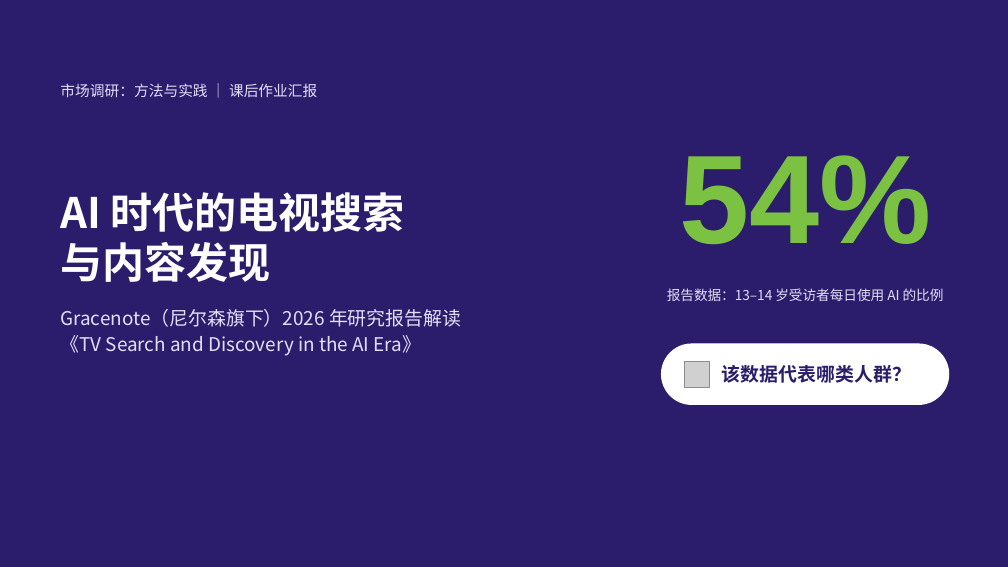
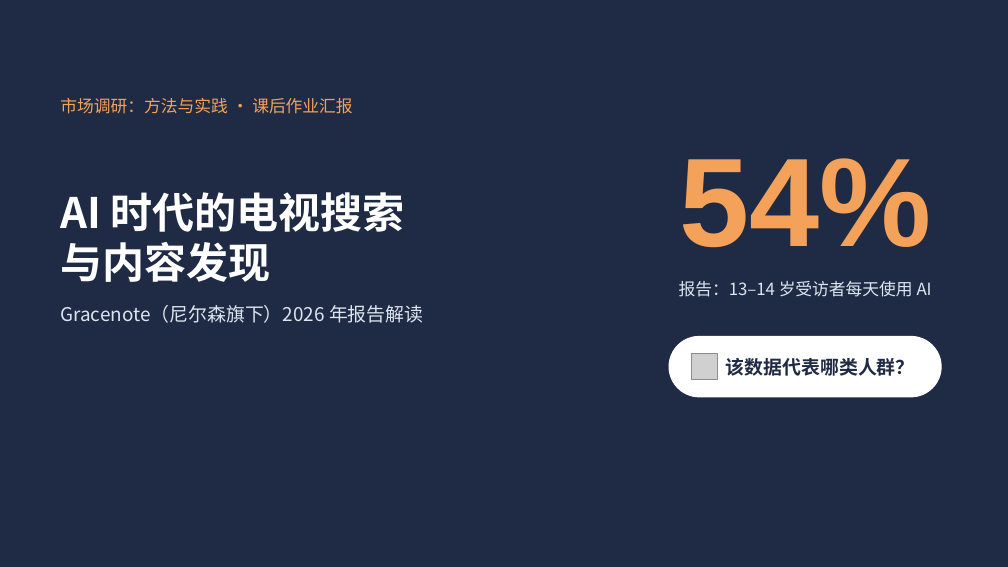
Before and after one commit to jayleo113/ppt, a slide deck: slide 1 of Gracenote报告解读_课堂汇报.pptx. Drawn at 1008x567 pixels with LibreOffice and Linux fonts; fonts in the diff are those of the drawing; grey boxes stand for pictures. Boxes give left, top, right and bottom in pixels: in the first picture for what was removed or moved away, otherwise in the second. Text is boxed around its words. In the diff, an @@ line names an element or a change of style, - is before the commit and + after.

```diff
--- a/Gracenote报告解读_课堂汇报.pptx
+++ b/Gracenote报告解读_课堂汇报.pptx
@@ background #2B1D6B to #1F2A44 @@
@@ text at <box>60,98,352,114</box>: text changed; size 14 to 16 pt; text colour #E4DFF8 to #F4A259 @@
-市场调研：方法与实践 ｜ 课后作业汇报
+市场调研：方法与实践 · 课后作业汇报
@@ text "54%" at <box>679,158,931,248</box>: text colour #7CC242 to #F4A259 @@
@@ text at <box>679,281,932,297</box>: text changed; size 13 to 16 pt; text colour #E4DFF8 to #DCE6F0 @@
-报告数据：13–14 岁受访者每日使用 AI 的比例
+报告：13–14 岁受访者每天使用 AI
@@ text at <box>60,305,423,323</box>: text changed; text colour #E4DFF8 to #DCE6F0 @@
-Gracenote（尼尔森旗下）2026 年研究报告解读
-《TV Search and Discovery in the AI Era》
+Gracenote（尼尔森旗下）2026 年报告解读
@@ rounded rectangle: place and size @@
-rounded rectangle at <box>662,344,949,405</box>
+rounded rectangle at <box>669,337,941,397</box>
@@ picture: place and size @@
-picture at <box>684,361,710,387</box>
+picture at <box>692,354,718,380</box>
@@ text "该数据代表哪类人群？": place and size @@
-text "该数据代表哪类人群？" at <box>722,365,911,383</box>
+text "该数据代表哪类人群？" at <box>726,358,915,376</box>
@@ text "该数据代表哪类人群？" at <box>726,358,915,376</box>: text colour #2B1D6B to #1F2A44 @@
```
Also in this commit, not shown: 13 other slides changed, 3 other files.
